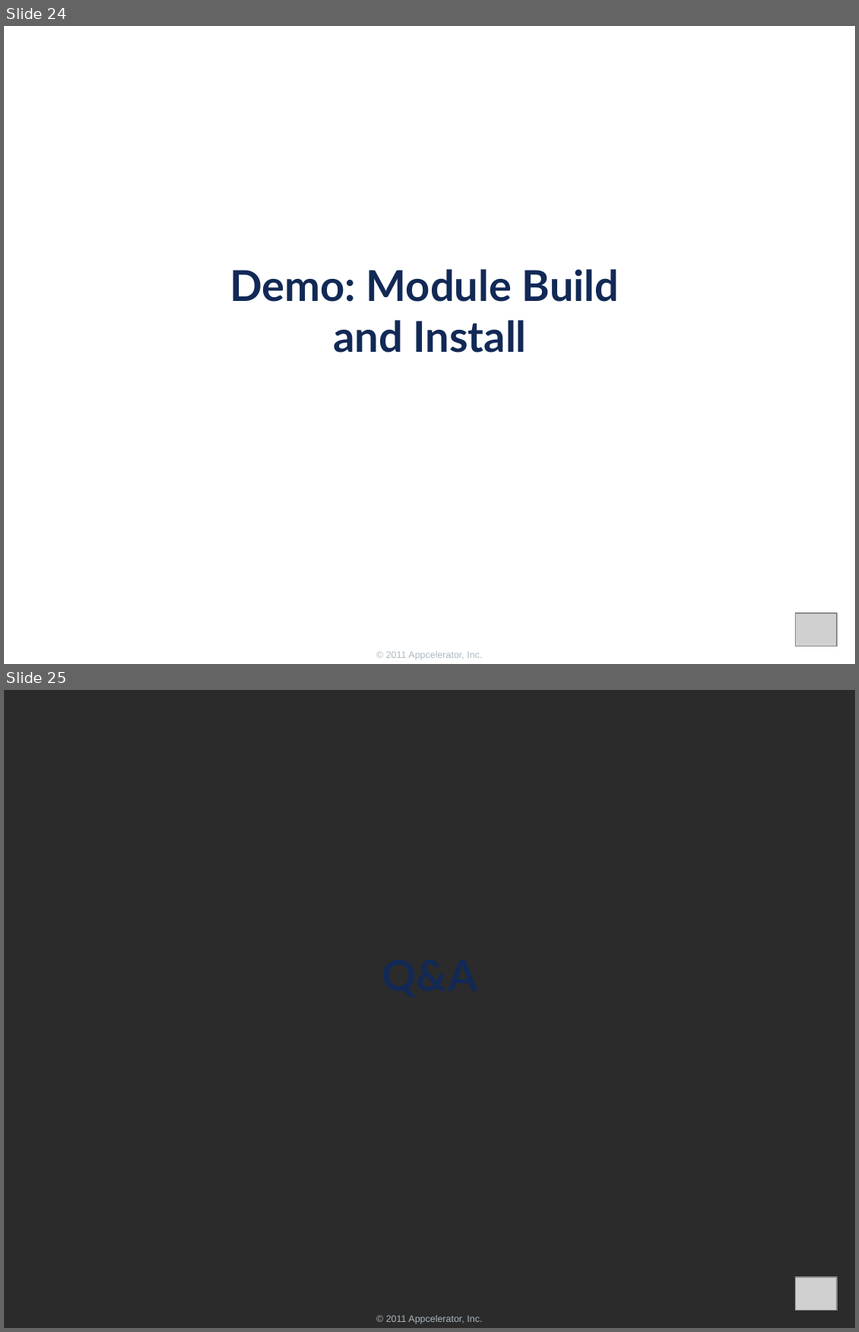
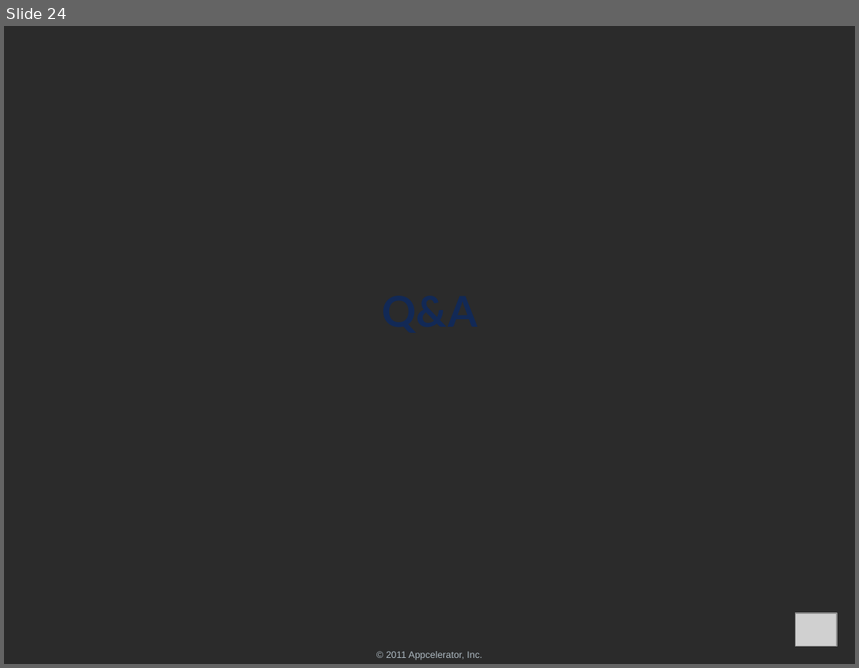
Before and after one commit to appcelerator-forks/appcelerator-training.tcmd_certification, a slide deck: 370.pptx. Shown one above the other, each under a label of ours: slides 24 and 25 before the commit, slide 24 after it. The pictures are 859x1332 and 859x668 pixels, drawn with LibreOffice and Linux fonts; fonts in the diff are those of the drawing; grey boxes stand for pictures; background and template pictures are left out; a plain dark background stands for a picture behind light text. Boxes give left, top, right and bottom in pixels: in the first picture for what was removed or moved away, otherwise in the second. Text is boxed around its words. In the diff, an @@ line names an element or a change of style, - is before the commit and + after.

```diff
--- a/370.pptx
+++ b/370.pptx
@@ slide 24 removed at [4,26,855,664], background picture (left out); not listed: 1 template element that a slide beside it also shows @@
@@ title removed at [230,269,620,353] @@
-Demo: Module Build
-and Install
@@ picture removed at [796,613,836,646] @@
@@ what was slide 25 is now slide 24 @@
```
Also in this commit, not shown: 1 slide added.
